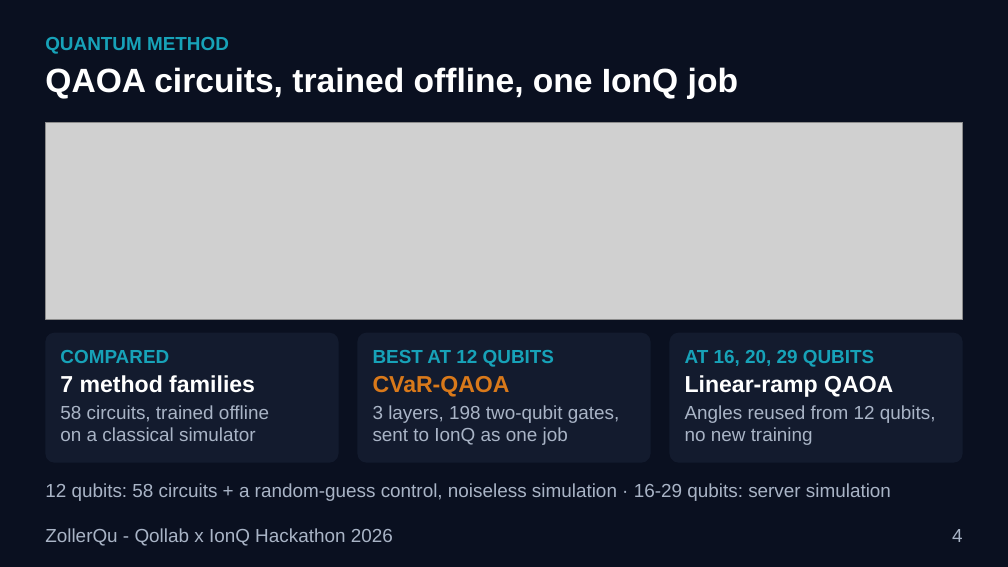
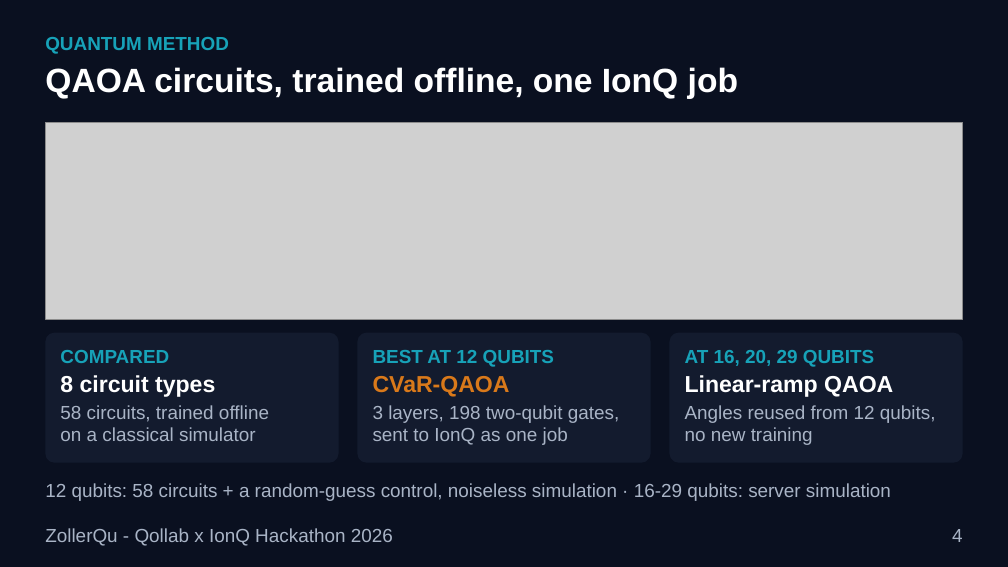
Before and after one commit to Oussema-t/zollerqu-qollab, a slide deck: slide 4 of slides/stocks_ZollerQu.pptx. Drawn at 1008x567 pixels with LibreOffice and Linux fonts; fonts in the diff are those of the drawing; grey boxes stand for pictures. Boxes give left, top, right and bottom in pixels: in the first picture for what was removed or moved away, otherwise in the second. Text is boxed around its words. In the diff, an @@ line names an element or a change of style, - is before the commit and + after.

```diff
--- a/slides/stocks_ZollerQu.pptx
+++ b/slides/stocks_ZollerQu.pptx
@@ text at [60, 375, 215, 397]: text changed @@
-7 method families
+8 circuit types
```
Also in this commit, not shown: 5 other slides changed, 1 slide added, 4 other files.
